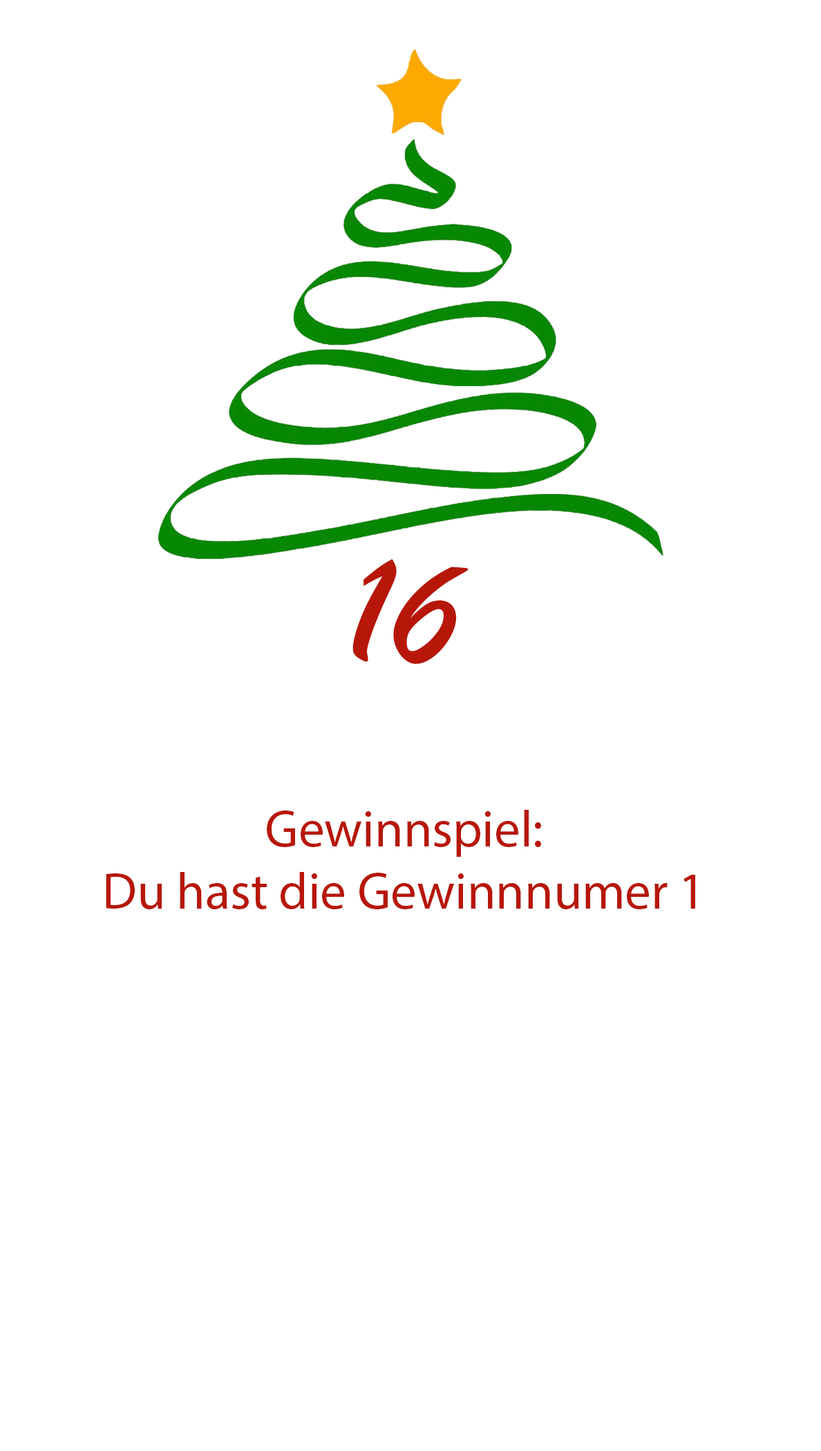
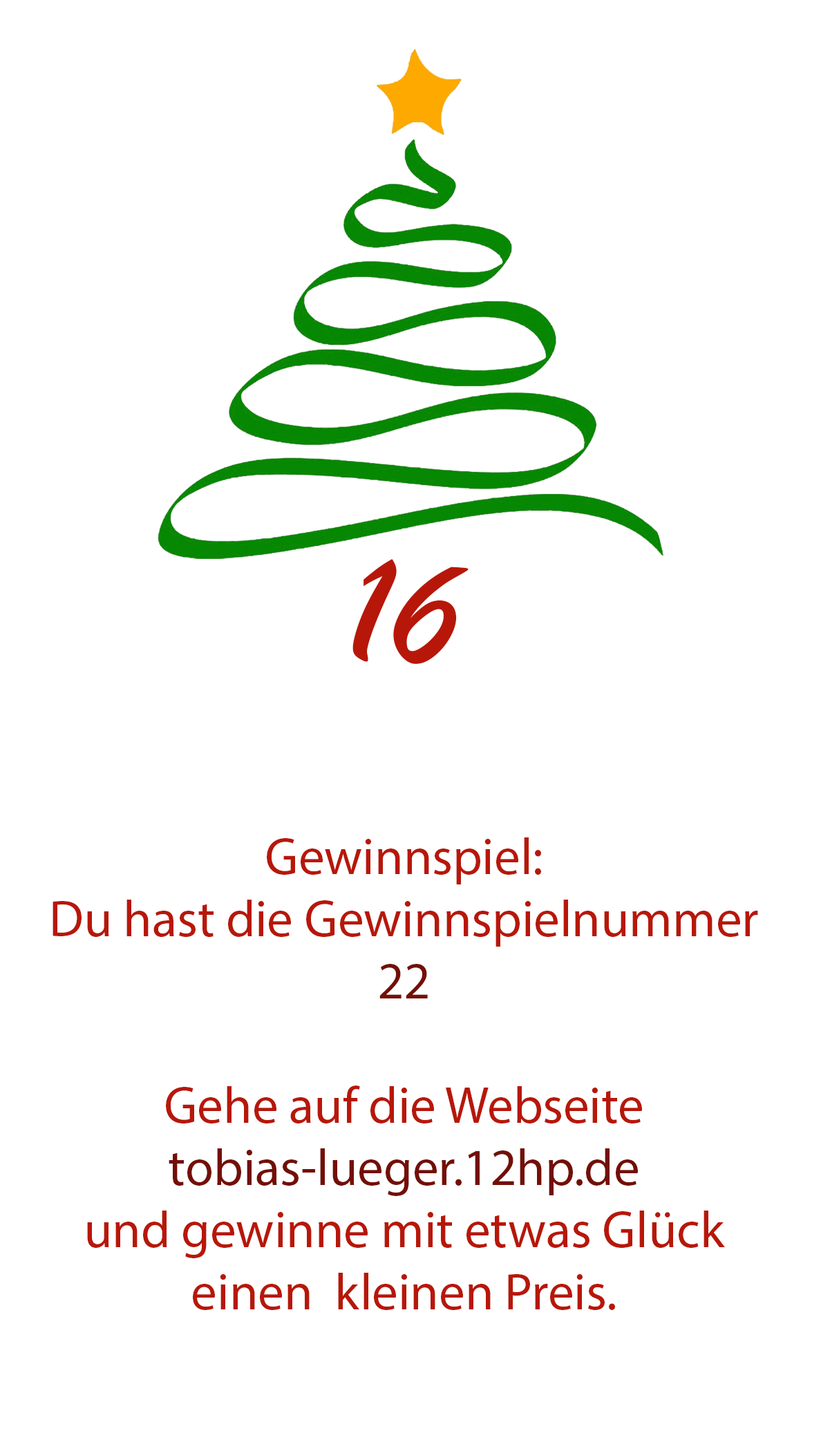
Revision of a layered (821, 1451) image; what changed, layer by layer:
renamed "Gewinnspiel: Du hast die Gewinnnumer 1" to "Gewinnspiel: Du hast die Gewinnspielnummer 22 Gehe auf die Web", painted on it over [52, 809, 759, 1311]
